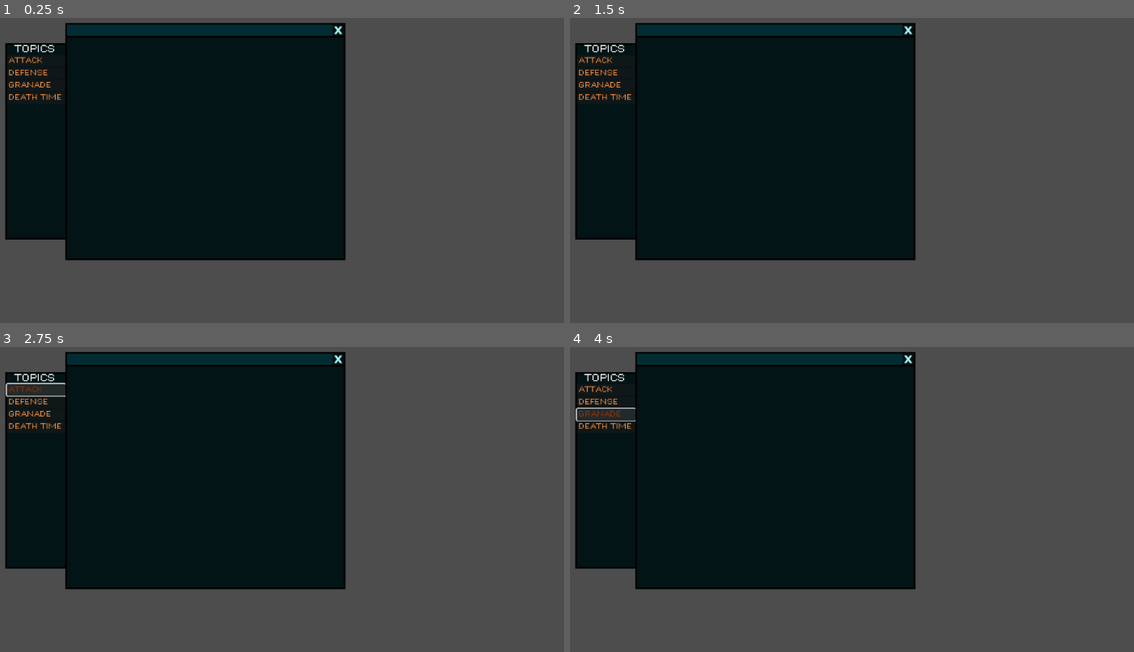
Above: before the commit, frames 1-4 (two rows, left to right).
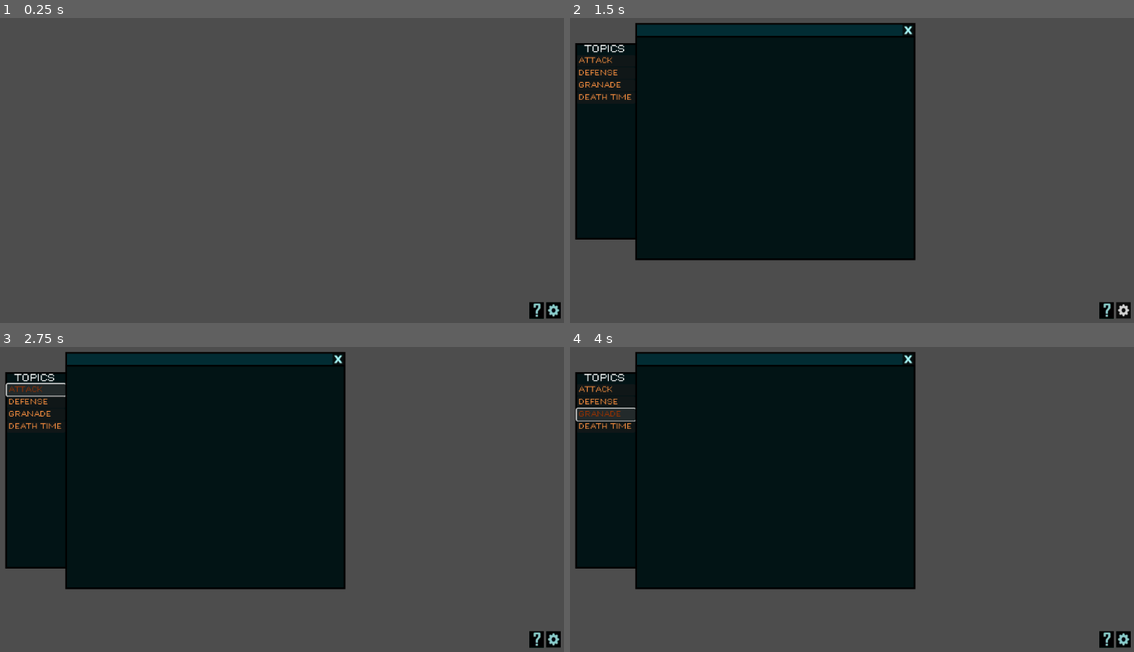
Above: after the commit, the same moments.

Repository: LauraDanielaa/VideoGame_Tasks
Game: Godot game, scene res://GUI/main.tscn
Two runs of this game, one before a commit and one after it. Both use one fixed random seed, a clock stepped at 60 frames per second and the inputs below.
Inputs (mouse positions are in pixels of both pictures, inside the frame that each line leads up to):
- Up to frame 1 (0.25 s): no input
- Up to frame 2 (1.5 s): click (1105, 310) at 0.52 s; click (1122, 310) at 1.27 s
- Up to frame 3 (2.75 s): click (33, 389) at 2 s, where only the run after the commit has a clickable "ATTACK"
- Up to frame 4 (4 s): click (603, 401) at 2.75 s, where only the run after the commit has a clickable "DEFENSE"; click (603, 414) at 3.5 s, where only the run after the commit has a clickable "GRANADE"

The runs differ from the first frame. In frame 1, 46% of the frame differs, in the area x 0-100%, y 1-99%; in frame 2, 0.3%; in frame 3, 0.3%; in frame 4, 0.3%.

Commit message:
Creating the panel buttons functionalities in the Script

Diff:
--- a/Show Help for GUI elements/GUI/main.gd
+++ b/Show Help for GUI elements/GUI/main.gd
@@ -1,9 +1,13 @@
 extends Node2D
 
+@onready var panel_principal = $PrincipalPanelLayer
 
 func _on_help_button_pressed() -> void:
-	pass
+	if not panel_principal.visible:
+		panel_principal.show()
+	else:
+		panel_principal.hide()
 
 
-func _on_configuration_button_pressed() -> void:
-	pass # Replace with function body.
+func _on_exit_button_pressed() -> void:
+	panel_principal.hide()
--- a/Show Help for GUI elements/GUI/main.tscn
+++ b/Show Help for GUI elements/GUI/main.tscn
@@ -58,10 +58,9 @@
 [node name="main" type="Node2D"]
 script = ExtResource("1_3quux")
 
-[node name="CanvasLayer" type="CanvasLayer" parent="."]
-visible = false
+[node name="HelpButtonLayer" type="CanvasLayer" parent="."]
 
-[node name="HBoxContainer" type="HBoxContainer" parent="CanvasLayer"]
+[node name="HBoxContainer" type="HBoxContainer" parent="HelpButtonLayer"]
 anchors_preset = 3
 anchor_left = 1.0
 anchor_top = 1.0
@@ -80,23 +79,20 @@
 "
 theme_override_constants/separation = 10
 
-[node name="help_button" type="TextureButton" parent="CanvasLayer/HBoxContainer"]
+[node name="help_button" type="TextureButton" parent="HelpButtonLayer/HBoxContainer"]
 layout_mode = 2
 texture_normal = ExtResource("1_eb6tx")
 texture_hover = ExtResource("2_m7cnb")
 
-[node name="configuration_button" type="TextureButton" parent="CanvasLayer/HBoxContainer"]
+[node name="configuration_button" type="TextureButton" parent="HelpButtonLayer/HBoxContainer"]
 layout_mode = 2
 texture_normal = ExtResource("2_wf5cu")
 texture_hover = ExtResource("4_6uii0")
 
-[node name="PrincipalPanel" type="Control" parent="CanvasLayer/HBoxContainer"]
-layout_mode = 2
-size_flags_horizontal = 4
+[node name="PrincipalPanelLayer" type="CanvasLayer" parent="."]
+visible = false
 
-[node name="CanvasLayer" type="CanvasLayer" parent="CanvasLayer/HBoxContainer/PrincipalPanel"]
-
-[node name="MarginContainer" type="MarginContainer" parent="CanvasLayer/HBoxContainer/PrincipalPanel/CanvasLayer"]
+[node name="MarginContainer" type="MarginContainer" parent="PrincipalPanelLayer"]
 anchors_preset = 8
 anchor_left = 0.5
 anchor_top = 0.5
@@ -113,70 +109,70 @@
 theme_override_constants/margin_right = 20
 theme_override_constants/margin_bottom = 20
 
-[node name="HBoxContainer" type="HBoxContainer" parent="CanvasLayer/HBoxContainer/PrincipalPanel/CanvasLayer/MarginContainer"]
+[node name="HBoxContainer" type="HBoxContainer" parent="PrincipalPanelLayer/MarginContainer"]
 layout_mode = 2
 theme_override_constants/separation = 0
 
-[node name="LeftPanel" type="PanelContainer" parent="CanvasLayer/HBoxContainer/PrincipalPanel/CanvasLayer/MarginContainer/HBoxContainer"]
+[node name="LeftPanel" type="PanelContainer" parent="PrincipalPanelLayer/MarginContainer/HBoxContainer"]
 custom_minimum_size = Vector2(34, 350)
 layout_mode = 2
 size_flags_vertical = 4
 theme = SubResource("Theme_71u13")
 
-[node name="VBoxContainer" type="VBoxContainer" parent="CanvasLayer/HBoxContainer/PrincipalPanel/CanvasLayer/MarginContainer/HBoxContainer/LeftPanel"]
+[node name="VBoxContainer" type="VBoxContainer" parent="PrincipalPanelLayer/MarginContainer/HBoxContainer/LeftPanel"]
 layout_mode = 2
 theme_override_constants/separation = 1
 
-[node name="TopicsLabel" type="Label" parent="CanvasLayer/HBoxContainer/PrincipalPanel/CanvasLayer/MarginContainer/HBoxContainer/LeftPanel/VBoxContainer"]
+[node name="TopicsLabel" type="Label" parent="PrincipalPanelLayer/MarginContainer/HBoxContainer/LeftPanel/VBoxContainer"]
 layout_mode = 2
 theme = SubResource("Theme_4ra4q")
 text = "TOPICS"
 horizontal_alignment = 1
 
-[node name="AttackButton" type="Button" parent="CanvasLayer/HBoxContainer/PrincipalPanel/CanvasLayer/MarginContainer/HBoxContainer/LeftPanel/VBoxContainer"]
+[node name="AttackButton" type="Button" parent="PrincipalPanelLayer/MarginContainer/HBoxContainer/LeftPanel/VBoxContainer"]
 layout_mode = 2
 theme = SubResource("Theme_ubwcp")
 theme_override_font_sizes/font_size = 12
 text = "ATTACK"
 alignment = 0
 
-[node name="DefenceButton" type="Button" parent="CanvasLayer/HBoxContainer/PrincipalPanel/CanvasLayer/MarginContainer/HBoxContainer/LeftPanel/VBoxContainer"]
+[node name="DefenceButton" type="Button" parent="PrincipalPanelLayer/MarginContainer/HBoxContainer/LeftPanel/VBoxContainer"]
 layout_mode = 2
 theme = SubResource("Theme_ubwcp")
 theme_override_font_sizes/font_size = 12
 text = "DEFENSE"
 alignment = 0
 
-[node name="GranadeButton" type="Button" parent="CanvasLayer/HBoxContainer/PrincipalPanel/CanvasLayer/MarginContainer/HBoxContainer/LeftPanel/VBoxContainer"]
+[node name="GranadeButton" type="Button" parent="PrincipalPanelLayer/MarginContainer/HBoxContainer/LeftPanel/VBoxContainer"]
 layout_mode = 2
 theme = SubResource("Theme_ubwcp")
 theme_override_font_sizes/font_size = 12
 text = "GRANADE"
 alignment = 0
 
-[node name="DeathTimeButton" type="Button" parent="CanvasLayer/HBoxContainer/PrincipalPanel/CanvasLayer/MarginContainer/HBoxContainer/LeftPanel/VBoxContainer"]
+[node name="DeathTimeButton" type="Button" parent="PrincipalPanelLayer/MarginContainer/HBoxContainer/LeftPanel/VBoxContainer"]
 layout_mode = 2
 theme = SubResource("Theme_ubwcp")
 theme_override_font_sizes/font_size = 12
 text = "DEATH TIME"
 alignment = 0
 
-[node name="VBoxContainer" type="VBoxContainer" parent="CanvasLayer/HBoxContainer/PrincipalPanel/CanvasLayer/MarginContainer/HBoxContainer"]
+[node name="VBoxContainer" type="VBoxContainer" parent="PrincipalPanelLayer/MarginContainer/HBoxContainer"]
 layout_mode = 2
 theme_override_constants/separation = 0
 
-[node name="ExitPanel" type="PanelContainer" parent="CanvasLayer/HBoxContainer/PrincipalPanel/CanvasLayer/MarginContainer/HBoxContainer/VBoxContainer"]
+[node name="ExitPanel" type="PanelContainer" parent="PrincipalPanelLayer/MarginContainer/HBoxContainer/VBoxContainer"]
 custom_minimum_size = Vector2(500, 0)
 layout_mode = 2
 size_flags_vertical = 0
 theme = SubResource("Theme_p8se5")
 
-[node name="HBoxContainer" type="HBoxContainer" parent="CanvasLayer/HBoxContainer/PrincipalPanel/CanvasLayer/MarginContainer/HBoxContainer/VBoxContainer/ExitPanel"]
+[node name="HBoxContainer" type="HBoxContainer" parent="PrincipalPanelLayer/MarginContainer/HBoxContainer/VBoxContainer/ExitPanel"]
 layout_mode = 2
 theme = SubResource("Theme_jttvm")
 alignment = 2
 
-[node name="TextureButton" type="TextureButton" parent="CanvasLayer/HBoxContainer/PrincipalPanel/CanvasLayer/MarginContainer/HBoxContainer/VBoxContainer/ExitPanel/HBoxContainer"]
+[node name="ExitButton" type="TextureButton" parent="PrincipalPanelLayer/MarginContainer/HBoxContainer/VBoxContainer/ExitPanel/HBoxContainer"]
 custom_minimum_size = Vector2(20, 20)
 layout_mode = 2
 texture_normal = ExtResource("6_v0s5o")
@@ -184,10 +180,11 @@
 ignore_texture_size = true
 stretch_mode = 0
 
-[node name="RightPanel" type="PanelContainer" parent="CanvasLayer/HBoxContainer/PrincipalPanel/CanvasLayer/MarginContainer/HBoxContainer/VBoxContainer"]
+[node name="RightPanel" type="PanelContainer" parent="PrincipalPanelLayer/MarginContainer/HBoxContainer/VBoxContainer"]
 custom_minimum_size = Vector2(0, 400)
 layout_mode = 2
 theme = SubResource("Theme_pvvsn")
 
-[connection signal="pressed" from="CanvasLayer/HBoxContainer/help_button" to="." method="_on_help_button_pressed"]
-[connection signal="pressed" from="CanvasLayer/HBoxContainer/configuration_button" to="." method="_on_configuration_button_pressed"]
+[connection signal="pressed" from="HelpButtonLayer/HBoxContainer/help_button" to="." method="_on_help_button_pressed"]
+[connection signal="pressed" from="HelpButtonLayer/HBoxContainer/configuration_button" to="." method="_on_configuration_button_pressed"]
+[connection signal="pressed" from="PrincipalPanelLayer/MarginContainer/HBoxContainer/VBoxContainer/ExitPanel/HBoxContainer/ExitButton" to="." method="_on_exit_button_pressed"]
